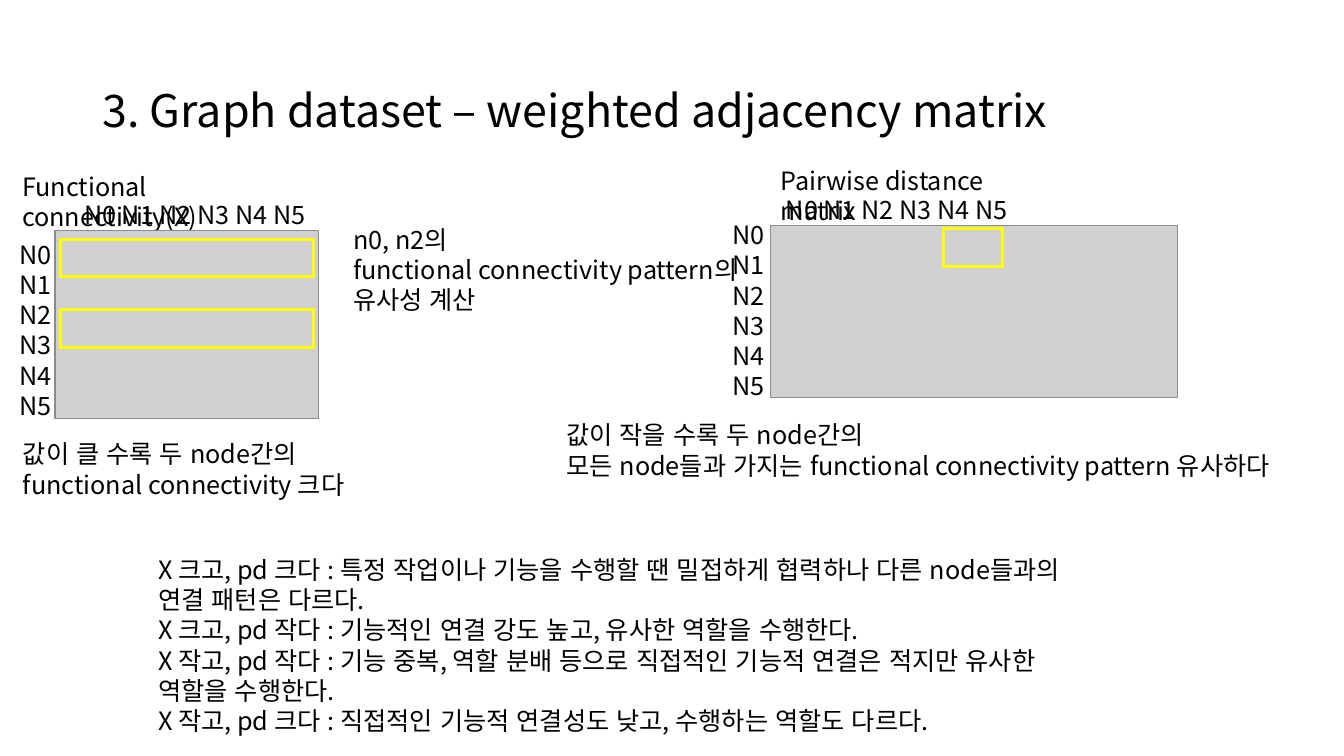
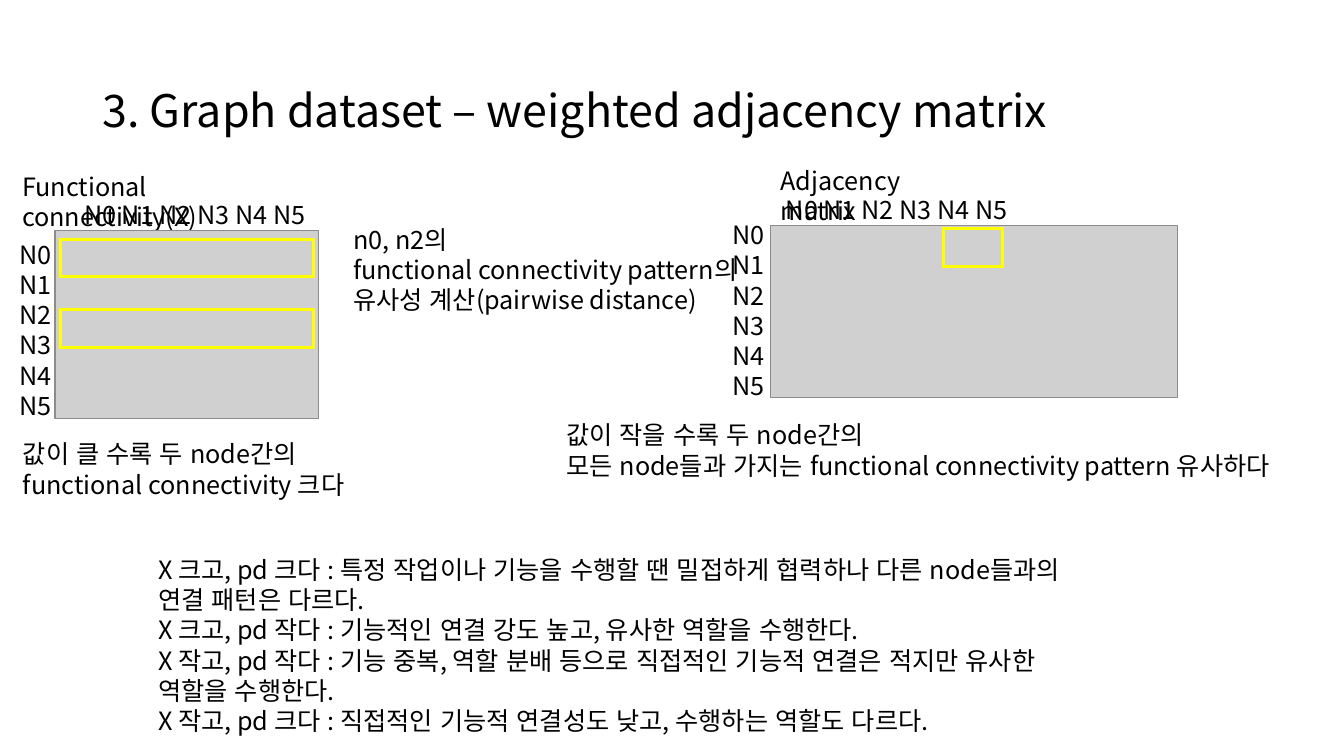
Before and after one commit to janett105/GNN_SCHZ, a slide deck: slide 8 of Presentation/초기 발표.pptx. Drawn at 1344x756 pixels with LibreOffice and Linux fonts; fonts in the diff are those of the drawing; grey boxes stand for pictures. Boxes give left, top, right and bottom in pixels: in the first picture for what was removed or moved away, otherwise in the second. Text is boxed around its words. In the diff, an @@ line names an element or a change of style, - is before the commit and + after.

```diff
--- a/Presentation/초기 발표.pptx
+++ b/Presentation/초기 발표.pptx
@@ text at (x1=691, y1=91, x2=1047, y2=138): text changed @@
-Pairwise distance matrix
+Adjacency matrix
@@ text at (x1=353, y1=283, x2=697, y2=315): text changed @@
-유사성 계산
+유사성 계산(pairwise distance)
```
Also in this commit, not shown: 2 other slides changed, 4 other files.
